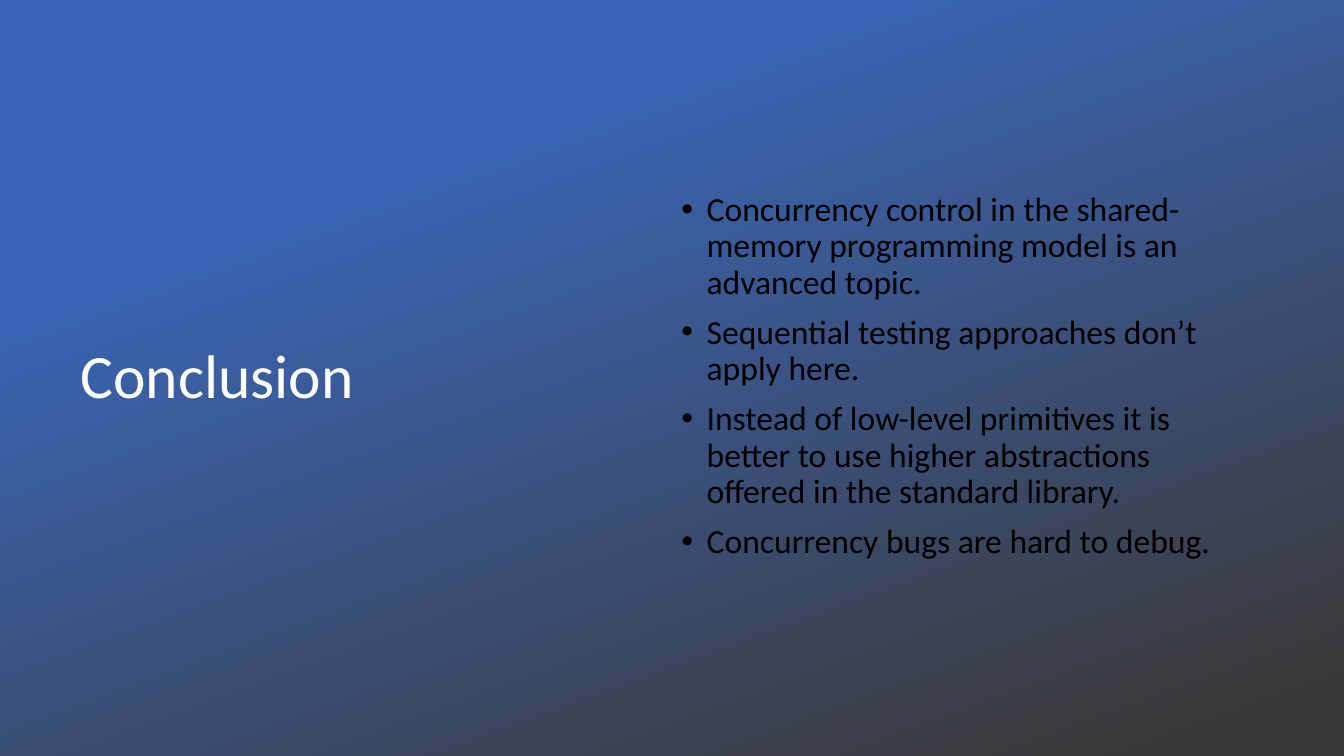
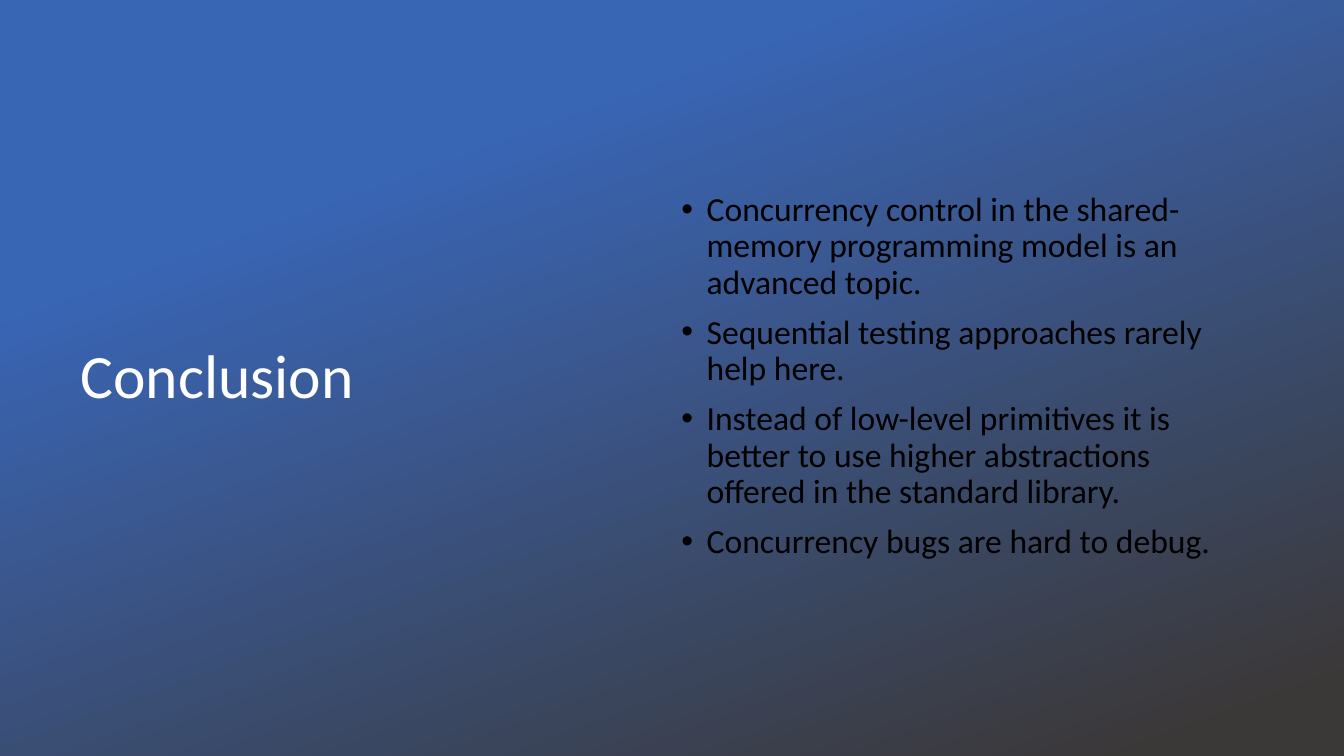
Before and after one commit to evarga/parallel-computing-lectures, a slide deck: slide 11 of lecture-4/presentation-4.pptx. Drawn at 1344x756 pixels with LibreOffice and Linux fonts; fonts in the diff are those of the drawing; background and template pictures are left out. Boxes give left, top, right and bottom in pixels: in the first picture for what was removed or moved away, otherwise in the second. Text is boxed around its words. In the diff, an @@ line names an element or a change of style, - is before the commit and + after.

```diff
--- a/lecture-4/presentation-4.pptx
+++ b/lecture-4/presentation-4.pptx
@@ text at [707,320,1202,386]: text changed @@
-• Sequential testing approaches don’t apply here.
+• Sequential testing approaches rarely help here.
```
Also in this commit, not shown: 11 other files.
